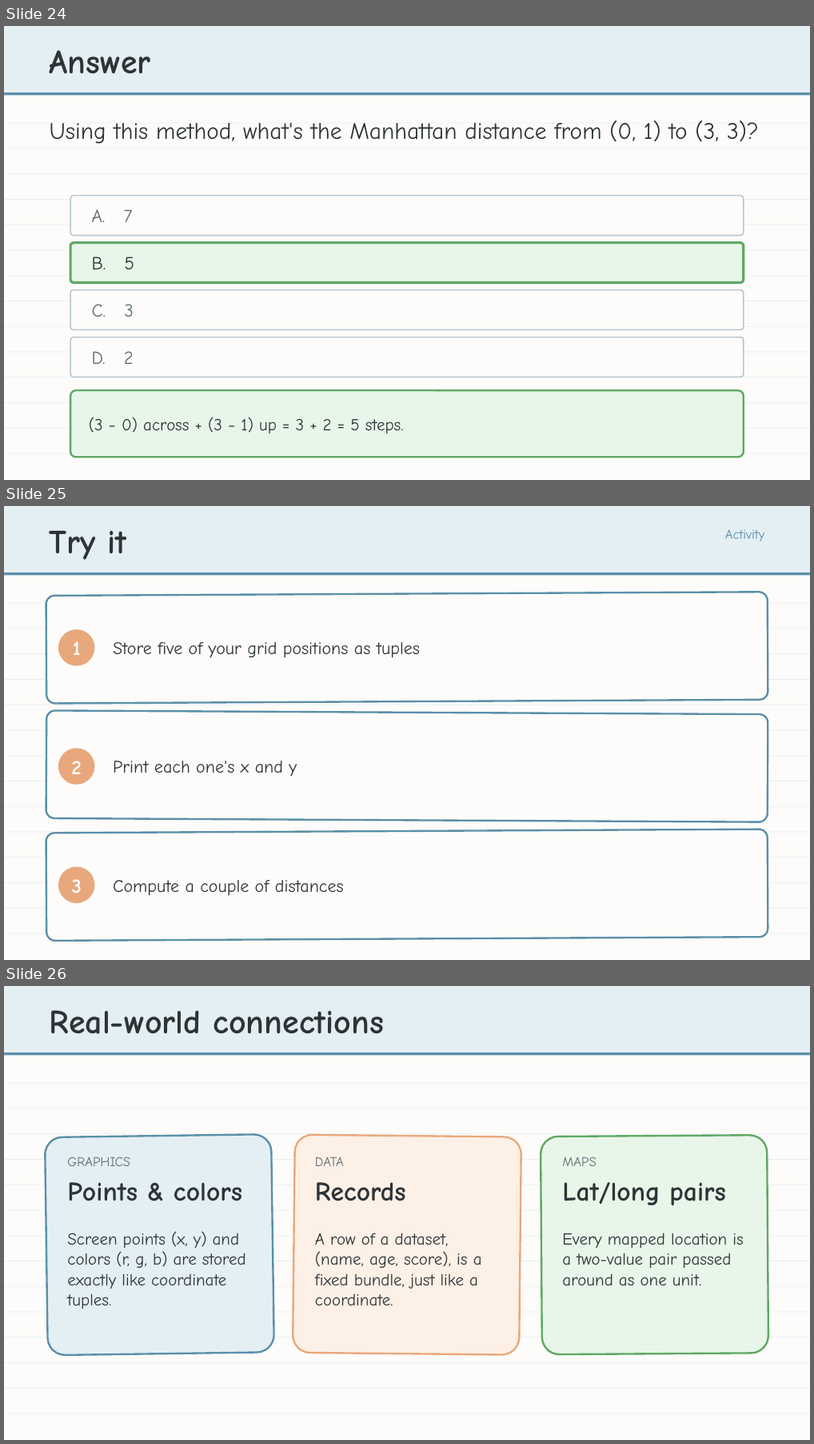
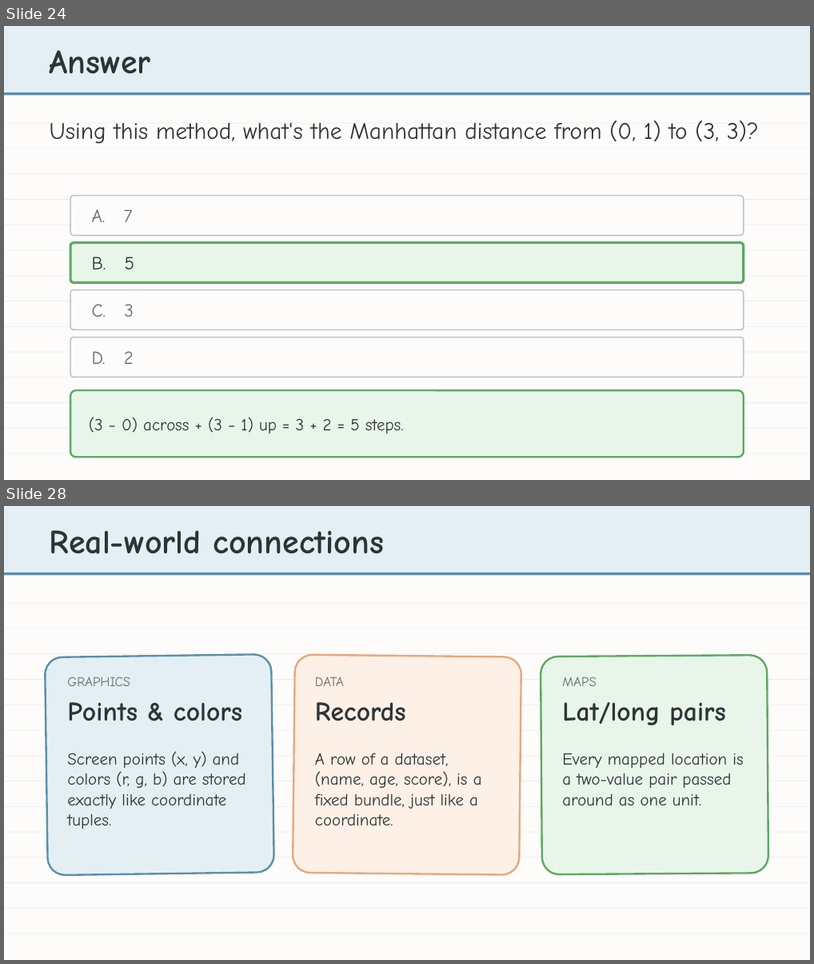
Before and after one commit to bradamiller/LearningPython, a slide deck: static/slides/module-04-manhattan/module-4-lesson-02-tuples.pptx. Shown one above the other, each under a label of ours: slides 24, 25 and 26 before the commit, slides 24 and 28 after it; the slides between them are not shown. The pictures are 814x1444 and 814x964 pixels, drawn with LibreOffice and Linux fonts; fonts in the diff are those of the drawing. Boxes give left, top, right and bottom in pixels: in the first picture for what was removed or moved away, otherwise in the second. Text is boxed around its words. In the diff, an @@ line names an element or a change of style, - is before the commit and + after.

```diff
--- a/static/slides/module-04-manhattan/module-4-lesson-02-tuples.pptx
+++ b/static/slides/module-04-manhattan/module-4-lesson-02-tuples.pptx
@@ slide 25 removed at box(4, 506, 810, 960), background #FDFCFA @@
@@ rectangle removed at box(4, 506, 810, 572) @@
@@ text removed at box(50, 531, 127, 560) @@
-Try it
@@ text removed at box(726, 530, 765, 541) @@
-Activity
@@ rectangle removed at box(4, 572, 810, 575) @@
@@ rounded rectangle removed at box(46, 592, 768, 704) @@
@@ rectangle removed at box(4, 603, 810, 604) @@
@@ rectangle removed at box(4, 628, 810, 629) @@
@@ ellipse removed at box(58, 629, 94, 666) @@
@@ text removed at box(73, 641, 81, 655) @@
-1
@@ text removed at box(113, 642, 420, 658) @@
-Store five of your grid positions as tuples
@@ rectangle removed at box(4, 654, 810, 654) @@
@@ rectangle removed at box(4, 679, 810, 680) @@
@@ rectangle removed at box(4, 704, 810, 705) @@
@@ rounded rectangle removed at box(46, 710, 768, 822) @@
@@ rectangle removed at box(4, 730, 810, 731) @@
@@ rectangle removed at box(4, 756, 810, 756) @@
@@ ellipse removed at box(58, 748, 94, 784) @@
@@ text removed at box(71, 760, 82, 774) @@
-2
@@ text removed at box(113, 760, 297, 776) @@
-Print each one's x and y
@@ rectangle removed at box(4, 780, 810, 781) @@
@@ rectangle removed at box(4, 806, 810, 807) @@
@@ rectangle removed at box(4, 832, 810, 832) @@
@@ rounded rectangle removed at box(46, 829, 768, 940) @@
@@ rectangle removed at box(4, 857, 810, 857) @@
@@ rectangle removed at box(4, 882, 810, 883) @@
@@ ellipse removed at box(58, 867, 94, 903) @@
@@ text removed at box(72, 879, 82, 892) @@
-3
@@ text removed at box(113, 880, 344, 896) @@
-Compute a couple of distances
@@ rectangle removed at box(4, 908, 810, 908) @@
@@ rectangle removed at box(4, 933, 810, 934) @@
@@ what was slide 26 is now slide 28 @@
```
Also in this commit, not shown: 1 slide changed, 3 slides added, 3 other files.
